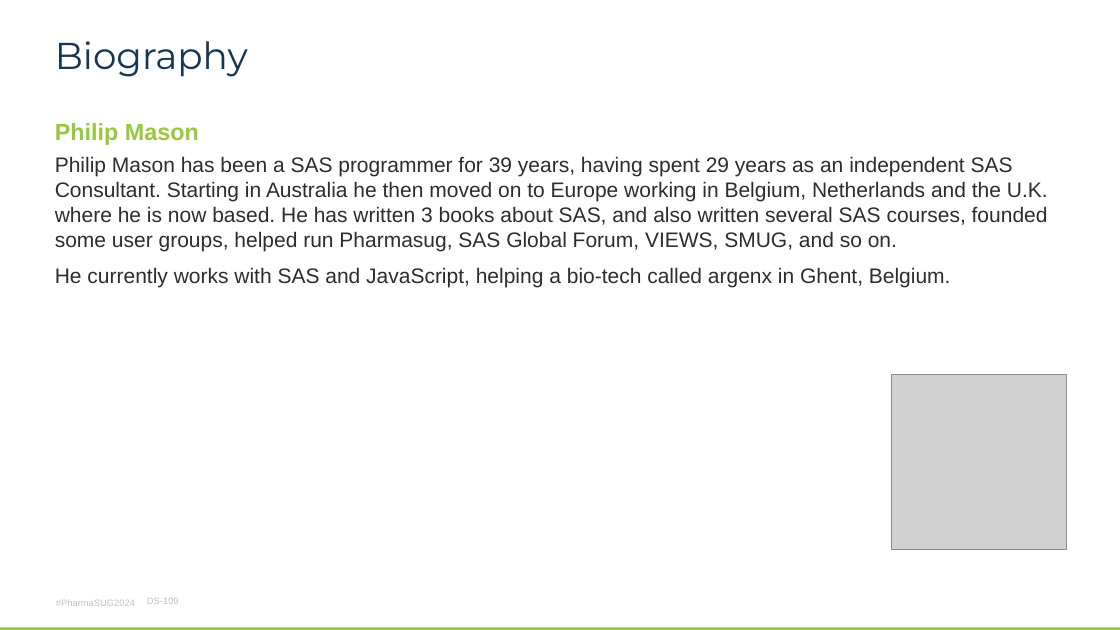
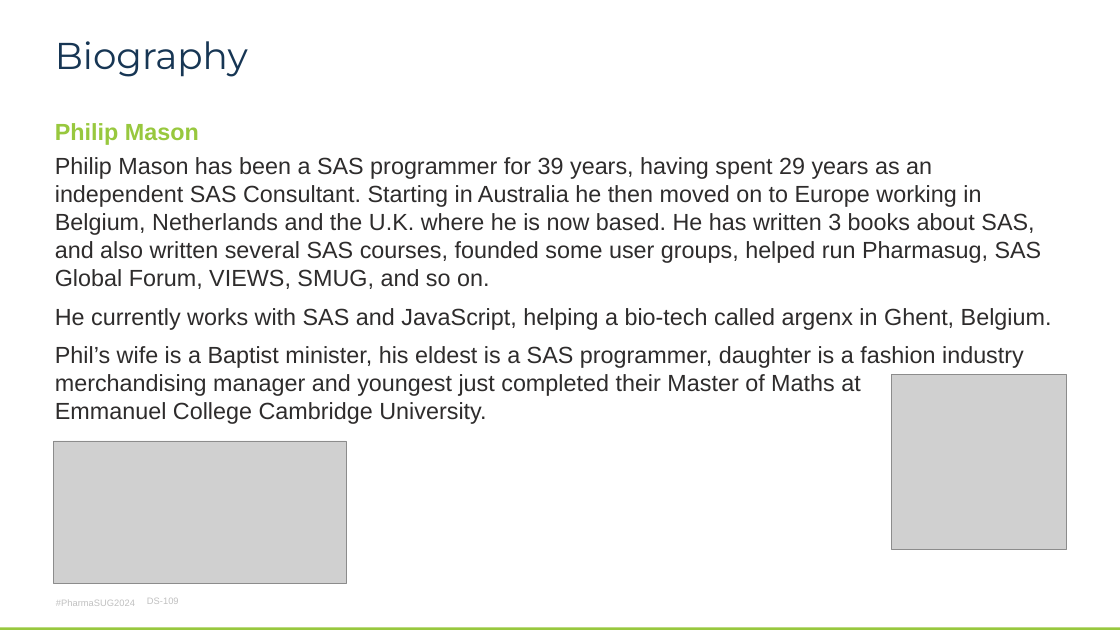
Before and after one commit to philipmason/Wood-Street-Consultants, a slide deck: slide 1 of Papers/2024/Pharmasug 2024/DS-109.pptx. Drawn at 1120x630 pixels with LibreOffice and Linux fonts; fonts in the diff are those of the drawing; grey boxes stand for pictures; background and template pictures are left out. Boxes give left, top, right and bottom in pixels: in the first picture for what was removed or moved away, otherwise in the second. Text is boxed around its words. In the diff, an @@ line names an element or a change of style, - is before the commit and + after.

```diff
--- a/Papers/2024/Pharmasug 2024/DS-109.pptx
+++ b/Papers/2024/Pharmasug 2024/DS-109.pptx
@@ text at [55, 157, 1052, 330]: size 18 to 20 pt in "Philip Mason has been a SAS programmer ...", "He currently works with SAS and JavaScript, ..." @@
@@ text at [55, 346, 1024, 424]: paragraph added @@
+Phil’s wife is a Baptist minister, his eldest is a SAS programmer, daughter is a fashion industry merchandising manager and youngest just completed their Master of Maths at
+Emmanuel College Cambridge University.
@@ picture added at [54, 441, 346, 584] @@
```
Also in this commit, not shown: 10 other slides changed, 2 other files.
